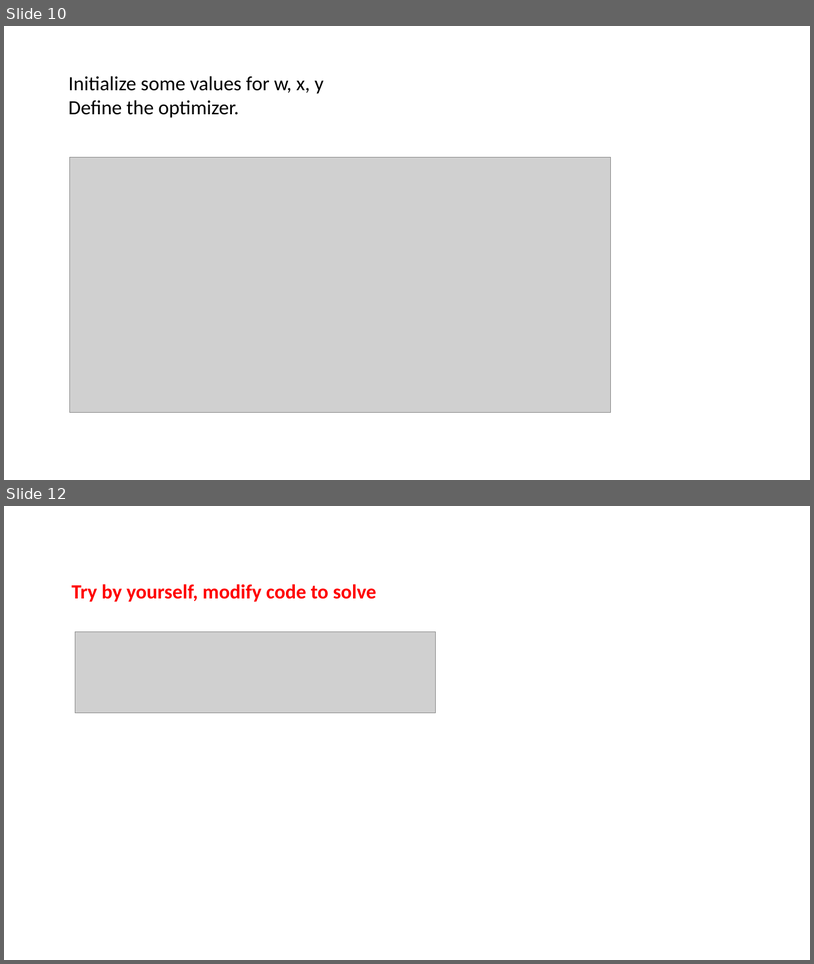
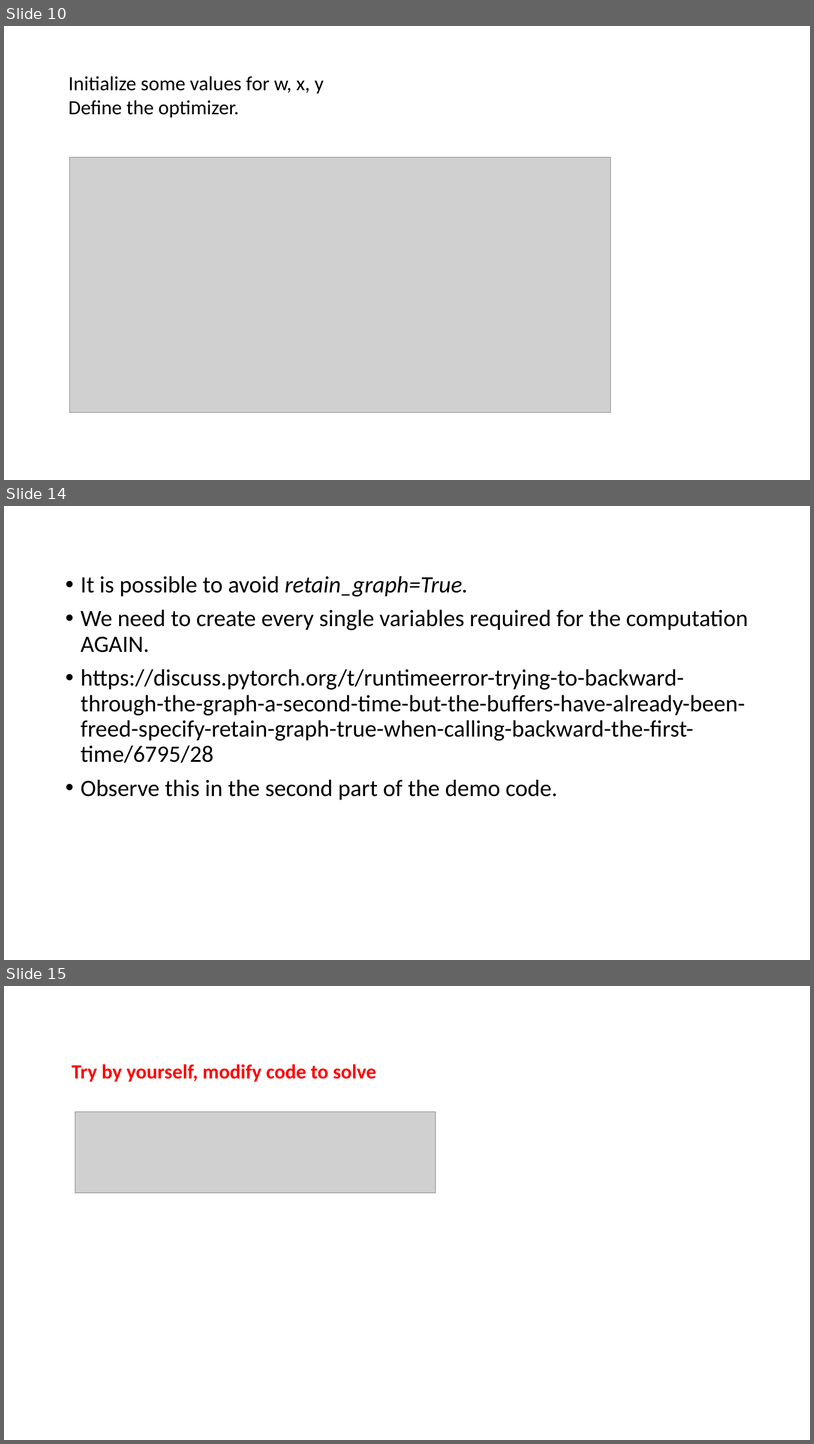
Before and after one commit to datduong/CS269_tutorial, a slide deck: CS269PresentationOwnOptimFunction.pptx. Shown one above the other, each under a label of ours: slides 10 and 12 before the commit, slides 10, 14 and 15 after it; the slides between them are not shown. The pictures are 814x964 and 814x1444 pixels, drawn with LibreOffice and Linux fonts; fonts in the diff are those of the drawing; grey boxes stand for pictures. Boxes give left, top, right and bottom in pixels: in the first picture for what was removed or moved away, otherwise in the second. Text is boxed around its words. In the diff, an @@ line names an element or a change of style, - is before the commit and + after.

```diff
--- a/CS269PresentationOwnOptimFunction.pptx
+++ b/CS269PresentationOwnOptimFunction.pptx
@@ slide 14 added at [4,506,810,960], background #FFFFFF @@
@@ text added at [81,576,748,800], 28 pt, text #000000 @@
+• It is possible to avoid retain_graph=True.
+• We need to create every single variables required for the computation AGAIN.
+• https://discuss.pytorch.org/t/runtimeerror-trying-to-backward-through-the-graph-a-second-time-but-the-buffers-have-already-been-freed-specify-retain-graph-true-when-calling-backward-the-first-time/6795/28
+• Observe this in the second part of the demo code.
@@ what was slide 12 is now slide 15 @@
```
Also in this commit, not shown: 7 slides changed, 2 other slides added.
